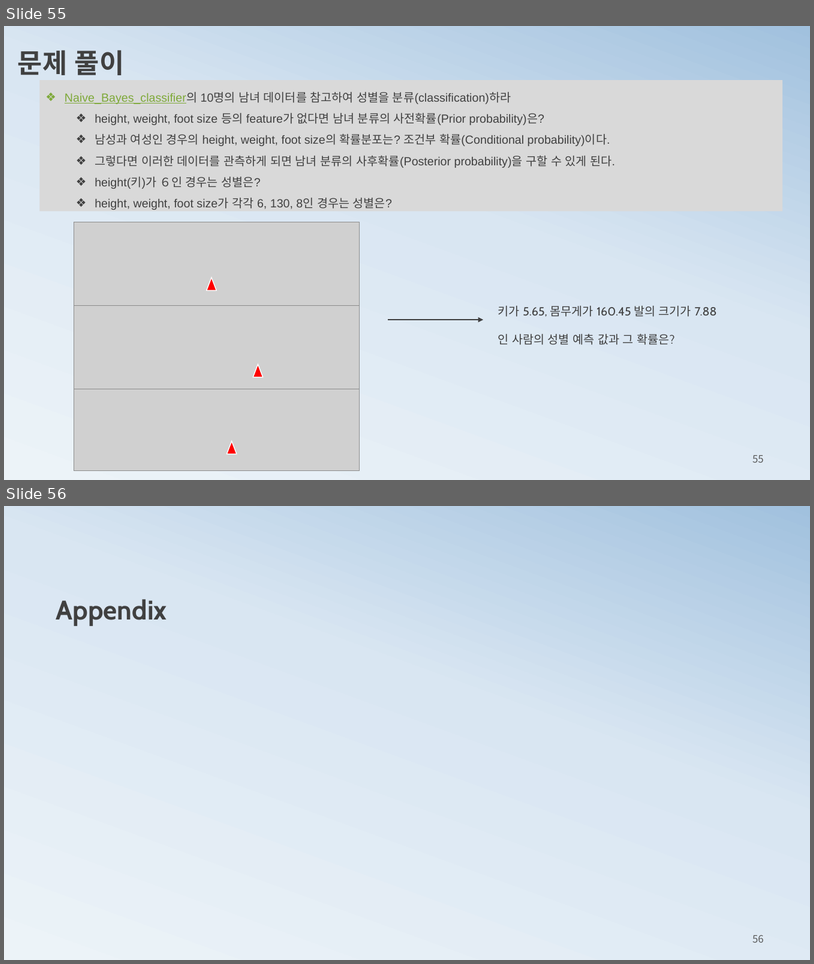
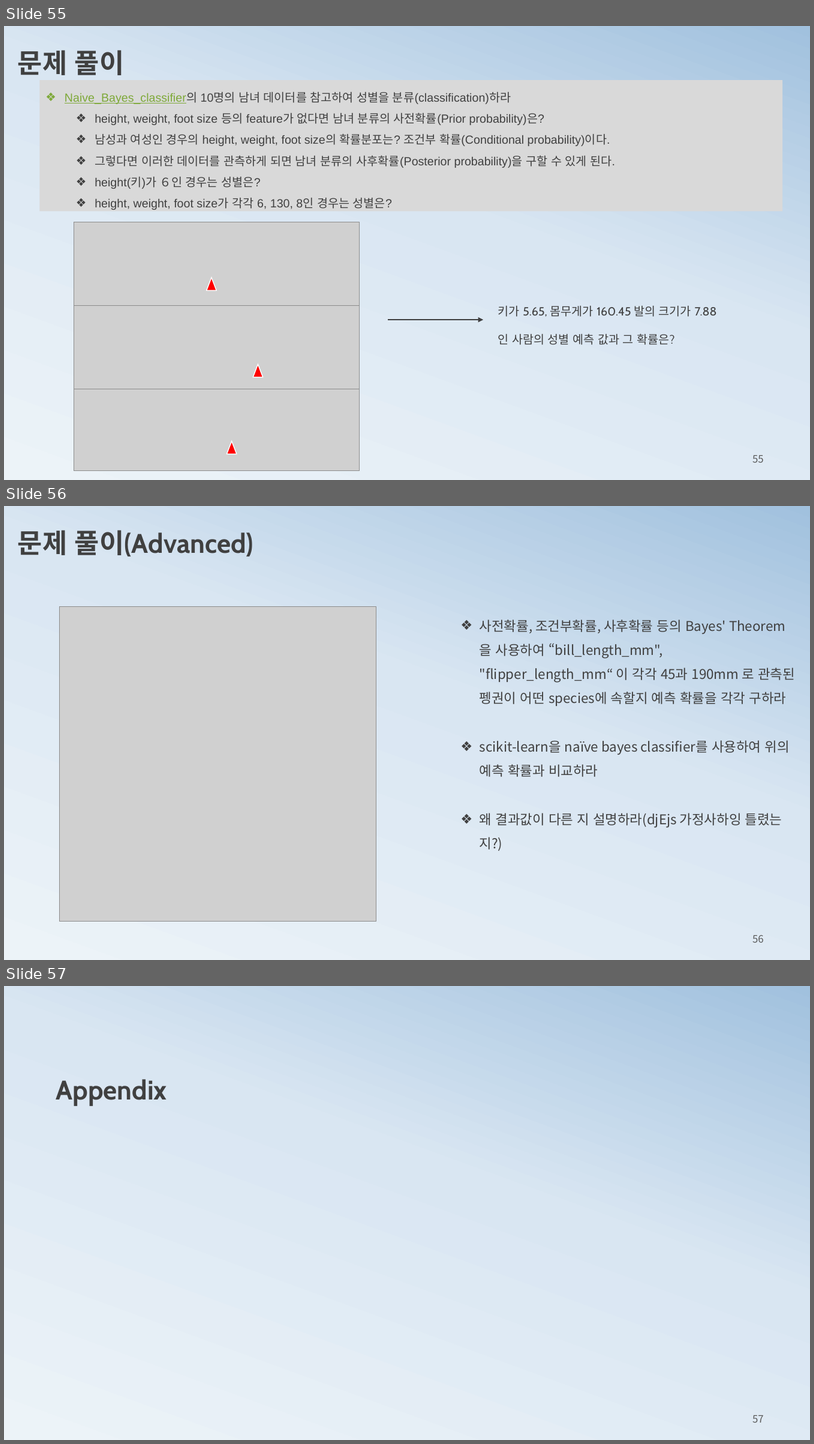
Before and after one commit to ancestor9/mathematics-for-machine-learning, a slide deck: 3_probability theory for machine learning.pptx. Shown one above the other, each under a label of ours: slides 55 and 56 before the commit, slides 55, 56 and 57 after it. The pictures are 814x964 and 814x1444 pixels, drawn with LibreOffice and Linux fonts; fonts in the diff are those of the drawing; grey boxes stand for pictures. Boxes give left, top, right and bottom in pixels: in the first picture for what was removed or moved away, otherwise in the second. Text is boxed around its words. In the diff, an @@ line names an element or a change of style, - is before the commit and + after.

```diff
--- a/3_probability theory for machine learning.pptx
+++ b/3_probability theory for machine learning.pptx
@@ slide 56 added at (x1=4, y1=506, x2=810, y2=960), background gradient #ECF3F8 to #D9E6F2 to #A1C1DE @@
@@ text added at (x1=18, y1=530, x2=254, y2=556), 32 pt, text #404040, bold @@
+문제 풀이(Advanced)
@@ picture added at (x1=60, y1=606, x2=377, y2=921) @@
@@ text added at (x1=480, y1=619, x2=795, y2=850), 16 pt, text #404040 @@
+❖ 사전확률, 조건부확률, 사후확률 등의 Bayes' Theorem을 사용하여 “bill_length_mm", "flipper_length_mm“ 이 각각 45과 190mm 로 관측된 펭권이 어떤 species에 속할지 예측 확률을 각각 구하라
+❖ scikit-learn을 naïve bayes classifier를 사용하여 위의 예측 확률과 비교하라
+❖ 왜 결과값이 다른 지 설명하라(djEjs 가정사하잉 틀렸는지?)
@@ page number added at (x1=753, y1=934, x2=764, y2=942), 12 pt, text #595959 @@
+56
@@ what was slide 56 is now slide 57 @@
@@ page number at (x1=753, y1=1414, x2=764, y2=1422): text changed @@
-56
+57
```
